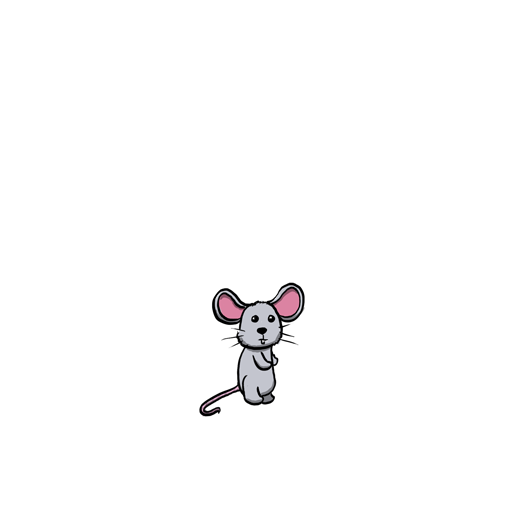
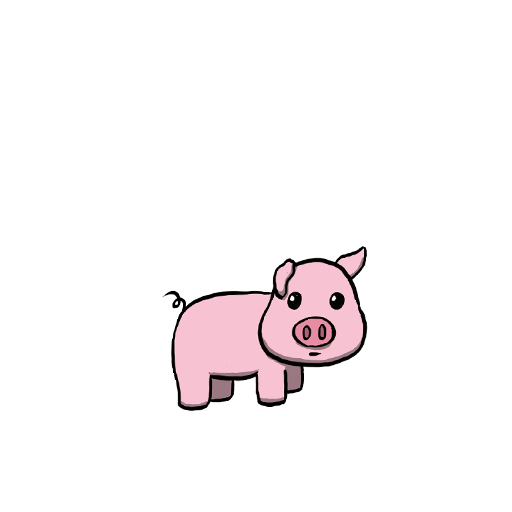
Comparing the layer stacks of the two (512, 512) images. Changes:
hid "mouse" over box(199, 282, 305, 417)
added layer "pig" above "cow" over box(162, 246, 368, 411)
